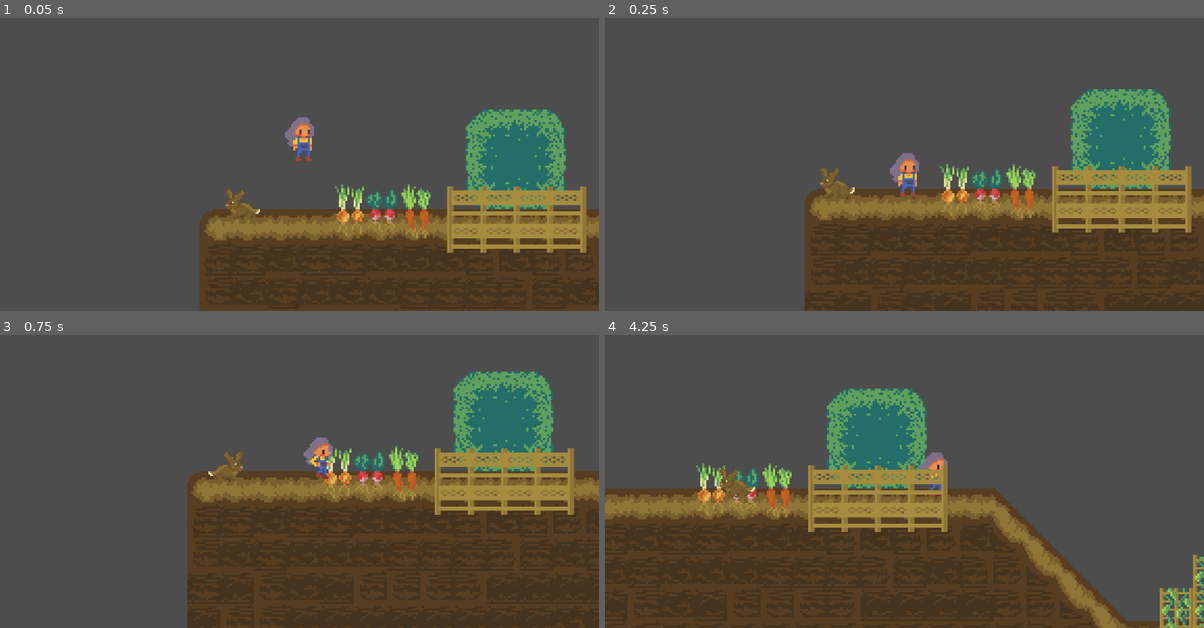
Above: before the commit, frames 1-4 (two rows, left to right).
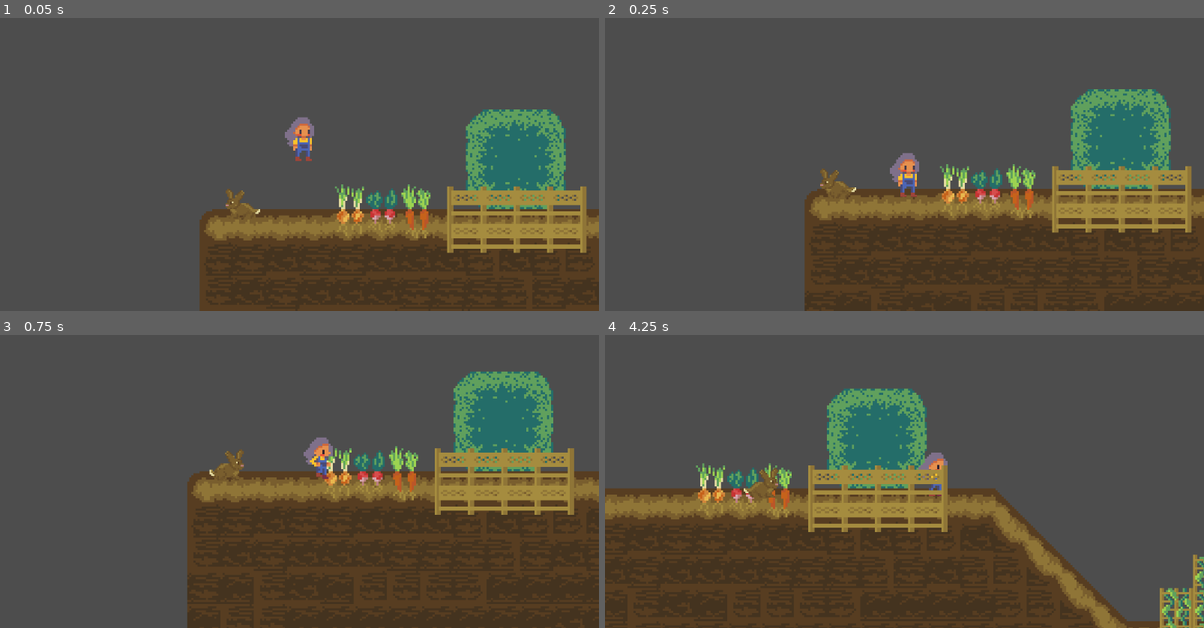
Above: after the commit, the same moments.

Repository: BrandonManuel/garden-game
Game: Godot game, scene res://Assets/Scenes/garden.tscn
Two runs of this game, one before a commit and one after it. Both use one fixed random seed, a clock stepped at 60 frames per second and the inputs below.
Inputs:
- Up to frame 1 (0.05 s): no input
- Up to frame 2 (0.25 s): no input
- Up to frame 3 (0.75 s): hold Right (walk_right) from 0.53 s (still down); hold Shift (run) from 0.53 s (still down)
- Up to frame 4 (4.25 s): tap Space (jump) at 0.77, 1.52, 3.02, 3.77 s; release Shift (run) at 1.28 s; tap Shift (run) at 1.35, 2.85 s; release Right (walk_right) at 2.03 s; hold Left (walk_left) 2.03-2.78 s; hold Shift (run) 2.03-2.78 s; hold Right (walk_right) from 2.78 s (still down); hold Shift (run) from 3.53 s (still down)

Frame 1 is identical in both runs. In frame 2, less than 0.1% of the frame differs, in the area x 35-42%, y 50-62%; in frame 3, less than 0.1%; in frame 4, 0.6%, in the area x 19-29%, y 45-56%.

Commit message:
Added placeholder idle animation for bunny. Fixed bunny logic to idle after moving and only have chance to turn around after first idling for x time

Diff:
--- a/Assets/Scenes/garden.tscn
+++ b/Assets/Scenes/garden.tscn
@@ -27,7 +27,7 @@
 0:1/0 = 0
 0:1/0/physics_layer_0/polygon_0/points = PackedVector2Array(-0.9827671, 1.5969973, 8, -8, 8, 8, -8, 8)
 1:1/0 = 0
-1:1/0/physics_layer_0/polygon_0/points = PackedVector2Array(-8, -8, 0.3685379, 0, 8, 8, -8, 8)
+1:1/0/physics_layer_0/polygon_0/points = PackedVector2Array(-8, -7.125064, 8, 8, -8, 8)
 2:1/0 = 0
 2:1/0/physics_layer_0/polygon_0/points = PackedVector2Array(-8, -8, 6.019449, -8, -8, 8)
 3:1/0 = 0
@@ -436,7 +436,7 @@
 [node name="Player" type="CharacterBody2D" parent="." unique_id=1409757336]
 collision_mask = 2
 floor_constant_speed = true
-floor_max_angle = 0.87266463
+floor_max_angle = 1.134464
 floor_snap_length = 32.0
 script = ExtResource("4_bvpys")
 
--- a/Assets/Scripts/bunny.gd
+++ b/Assets/Scripts/bunny.gd
@@ -14,24 +14,32 @@
 
 # Called when the node enters the scene tree for the first time.
 func _ready() -> void:
-	self.play('walk')
+	self.play('idle')
 
 # Called every frame. 'delta' is the elapsed time since the previous frame.
 func _process(delta: float) -> void:
-	position.x += current_direction * SPEED * delta
 	if ((current_direction == Direction.LEFT and not left_detector.is_colliding()) or
 		(current_direction == Direction.RIGHT and not right_detector.is_colliding())):
 		turn_around()
+	if not is_walking:
+		start_roam_timer(delta)
+	elif animation == 'walk':
 		position.x += current_direction * SPEED * delta
-	if not is_walking:
-		start_roam_timer()
 
-func start_roam_timer() -> void:
+func start_roam_timer(delta: float) -> void:
 	is_walking = true
+	self.play('walk')
 	var random_float = randf_range(MIN_SECONDS, MAX_SECONDS)
 	await get_tree().create_timer(random_float).timeout
 
-	# 50% chance to turn around randomly
+	start_idle_timer()
+
+func start_idle_timer() -> void:
+	self.play('idle')
+	var random_float = randf_range(MIN_SECONDS, MAX_SECONDS)
+	await get_tree().create_timer(random_float).timeout
+
+		# 50% chance to turn around randomly
 	if randi_range(0, 1) == 0:
 		turn_around()
 
Not shown: 2 places in Assets/Scenes/bunny.tscn that only renumber resources
